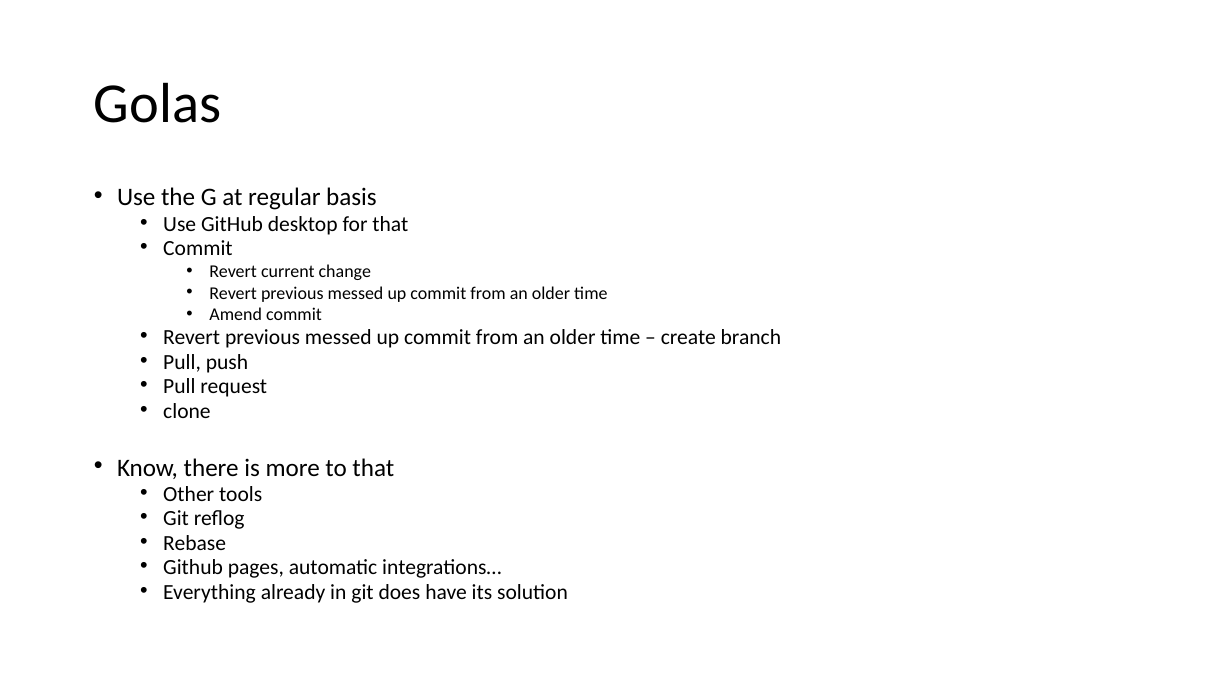
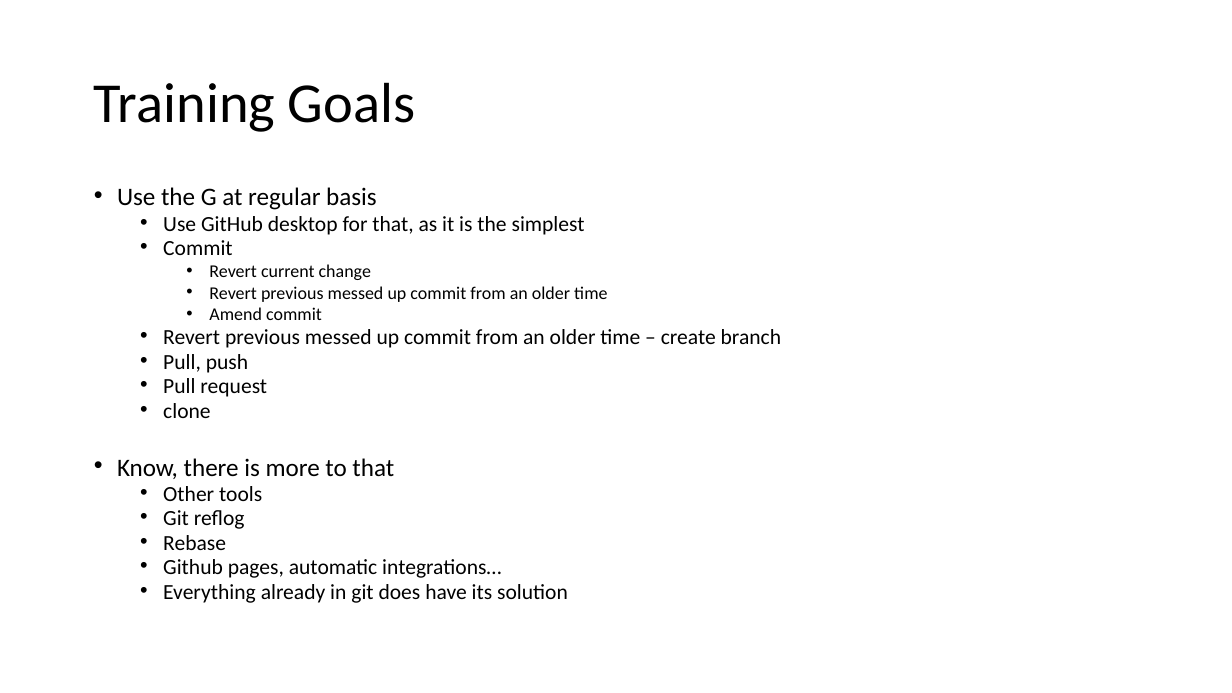
Before and after one commit to beards-lab/Phys520, a slide deck: slide 52 of 01_GitTutorial/HowToGit.pptx (slide 44 before the commit). Drawn at 1232x693 pixels with LibreOffice and Linux fonts; fonts in the diff are those of the drawing. Boxes give left, top, right and bottom in pixels: in the first picture for what was removed or moved away, otherwise in the second. Text is boxed around its words. In the diff, an @@ line names an element or a change of style, - is before the commit and + after.

```diff
--- a/01_GitTutorial/HowToGit.pptx
+++ b/01_GitTutorial/HowToGit.pptx
@@ title at bbox=[94, 82, 415, 132]: text changed @@
-Golas
+Training Goals
@@ text at bbox=[163, 216, 585, 235]: text changed @@
-  • Use GitHub desktop for that
+  • Use GitHub desktop for that, as it is the simplest
```
Also in this commit, not shown: 8 slides added.
